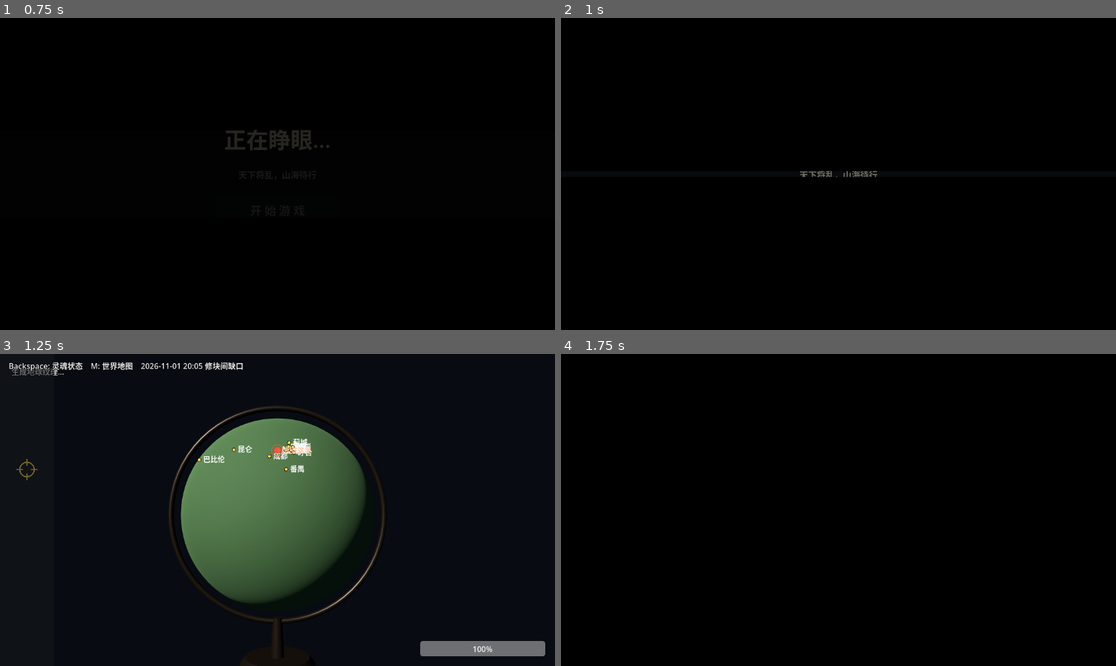
Above: before the commit, frames 1-4 (two rows, left to right).
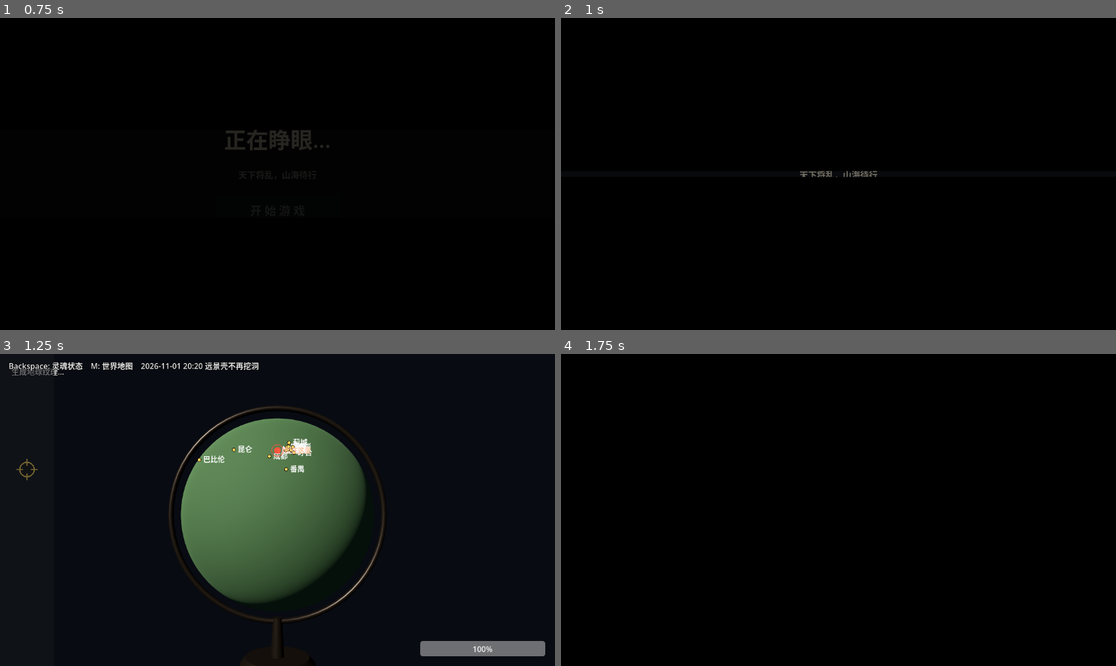
Above: after the commit, the same moments.

Repository: Richesfire/map
Game: Godot game, scene res://scenes/main_menu.tscn
Two runs of this game, one before a commit and one after it. Both use one fixed random seed, a clock stepped at 60 frames per second and the inputs below.
Inputs (mouse positions are in pixels of both pictures, inside the frame that each line leads up to):
- Up to frame 1 (0.75 s): click "开 始 游 戏" at 0.5 s
- Up to frame 2 (1 s): no input
- Up to frame 3 (1.25 s): no input
- Up to frame 4 (1.75 s): tap Enter at 1.25 s; move the mouse to (866, 510) at 1.27 s; hold W (move_forward) from 1.28 s (still down); hold F (interact) from 1.28 s (still down); click (866, 510) at 1.42 s; tap Space (jump) at 1.52 s

Frames 1-2 are identical in both runs. In frame 3, 0.2% of the frame differs, in the area x 34-47%, y 2-6%; in frame 4, nothing differs.

Commit message:
远景壳不再挖洞（省不到 2% 却引入缺口）

Diff:
--- a/godot/scripts/map/map_world.gd
+++ b/godot/scripts/map/map_world.gd
@@ -162,9 +162,9 @@
 ## 只按玩家 1.2km 的移动重建一次（约 70ms）。
 const FAR_EXTENT := 9000.0
 const FAR_RES := 96
-## 中间挖空：精细地块覆盖 ±1500m。洞必须**比地块小**（1250m），
-## 让壳的内边缘藏到瓦片底下 250m —— 否则 1500~1600 这一圈既没有瓦片也没有壳，就是那道缺口。
-const FAR_HOLE := 1250.0
+## 不挖洞：整张网铺满，靠「下压 0.5m + 瓦片在上层」遮住。
+## 挖洞省不到 2% 的三角形，却会留下缺口和 z-fighting 风险，得不偿失。
+const FAR_HOLE := 0.0
 
 var _far_shell: MeshInstance3D
 var _far_center := Vector3(1e9, 0.0, 0.0)
--- a/godot/scripts/world/world_root.gd
+++ b/godot/scripts/world/world_root.gd
@@ -17,7 +17,7 @@
 ## ==============================================================
 
 ## 每次改完都改这个，用来确认你运行的到底是不是最新代码
-const BUILD_TAG := "2026-11-01 20:05 修块间缺口"
+const BUILD_TAG := "2026-11-01 20:20 远景壳不再挖洞"
 
 @export_group("地图")
 @export var start_lon := 108.71
Not shown, added: godot/_截图/44_缺口修复.png.import
Binary file added: godot/_截图/45_不挖洞.png
